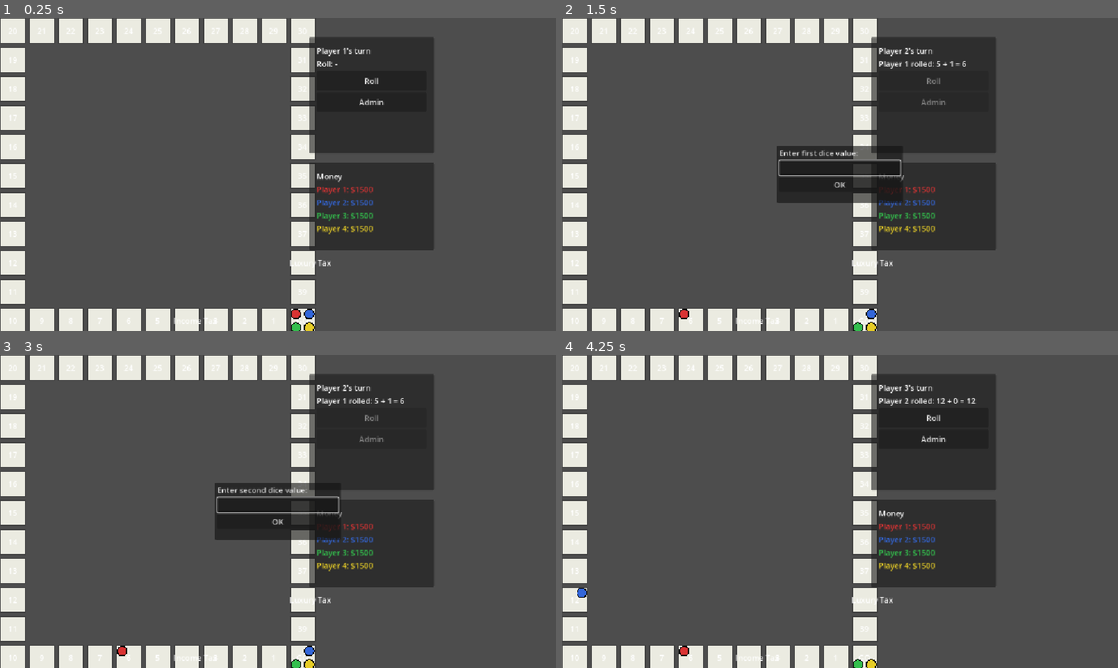
Above: before the commit, frames 1-4 (two rows, left to right).
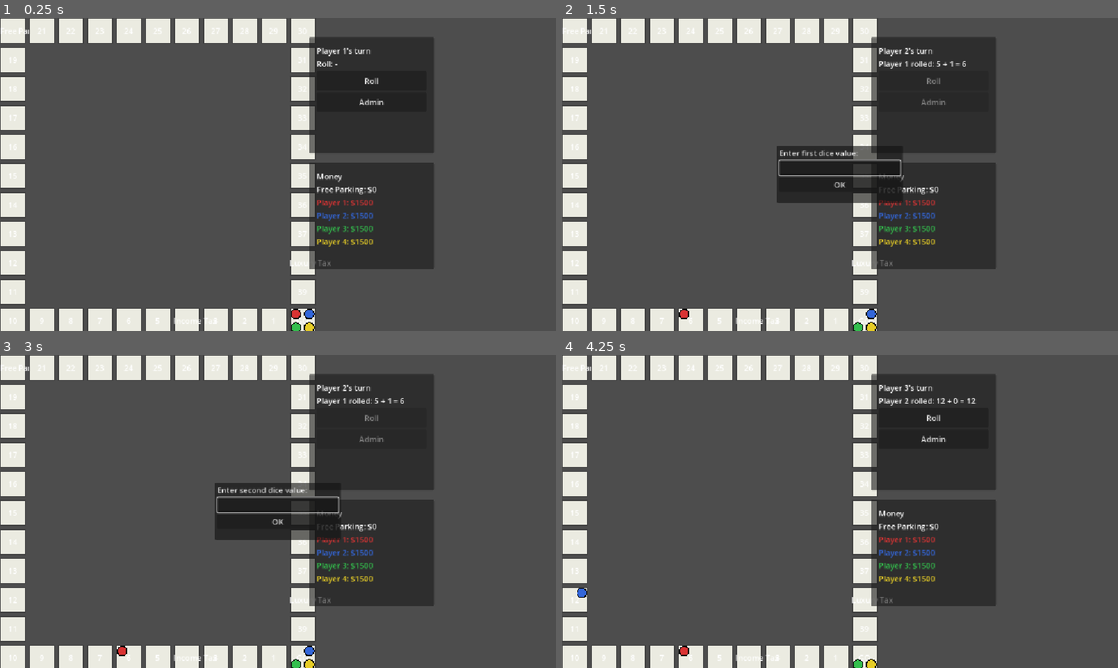
Above: after the commit, the same moments.

Repository: GregorRadovic/Magopoly
Game: Godot game, scene res://scenes/main.tscn
Two runs of this game, one before a commit and one after it. Both use one fixed random seed, a clock stepped at 60 frames per second and the inputs below.
Inputs (mouse positions are in pixels of both pictures, inside the frame that each line leads up to):
- Up to frame 1 (0.25 s): no input
- Up to frame 2 (1.5 s): click "Roll" at 0.5 s; click "Admin" at 1.25 s
- Up to frame 3 (3 s): click (278, 505) at 2.02 s; type "12" at 2.1 s; click "OK" at 2.75 s
- Up to frame 4 (4.25 s): click "OK" at 3.5 s

The runs differ from the first frame. In frame 1, 2.0% of the frame differs, in the area x 0-78%, y 3-81%; in frame 2, 2.0%; in frame 3, 2.0%; in frame 4, 2.0%.

Commit message:
Free Parking
Added Free Parking

Diff:
--- a/scenes/main.tscn
+++ b/scenes/main.tscn
@@ -45,16 +45,19 @@
 offset_left = 640.0
 offset_top = 300.0
 offset_right = 900.0
-offset_bottom = 480.0
+offset_bottom = 520.0
 
 [node name="VBox" type="VBoxContainer" parent="UI/MoneyPanel"]
 offset_left = 16.0
 offset_top = 16.0
 offset_right = 244.0
-offset_bottom = 164.0
+offset_bottom = 204.0
 
 [node name="Title" type="Label" parent="UI/MoneyPanel/VBox"]
 text = "Money"
+
+[node name="FreeParkingLabel" type="Label" parent="UI/MoneyPanel/VBox"]
+text = "Free Parking: $0"
 
 [node name="Player0Money" type="Label" parent="UI/MoneyPanel/VBox"]
 text = "Player 1: $1500"
--- a/scripts/board.gd
+++ b/scripts/board.gd
@@ -12,6 +12,7 @@
 const SPACE_DATA: Dictionary = {
 	0: {"name": "GO"},
 	4: {"name": "Income Tax", "type": "tax", "value": 200},
+	20: {"name": "Free Parking", "type": "free_parking"},
 	(TOTAL_SPACES - 2): {"name": "Luxury Tax", "type": "tax", "value": 100},
 }
 
--- a/scripts/main.gd
+++ b/scripts/main.gd
@@ -23,6 +23,7 @@
 @onready var turn_label: Label = $UI/Panel/VBox/TurnLabel
 @onready var dice_label: Label = $UI/Panel/VBox/DiceLabel
 @onready var number_prompt: PopupPanel = $UI/NumberPrompt
+@onready var free_parking_label: Label = $UI/MoneyPanel/VBox/FreeParkingLabel
 @onready var money_labels: Array[Label] = [
 	$UI/MoneyPanel/VBox/Player0Money,
 	$UI/MoneyPanel/VBox/Player1Money,
@@ -33,6 +34,7 @@
 var players: Array[Node2D] = []
 var current_player: int = 0
 var _admin_die1: int = 0
+var free_parking_amount: int = 0
 
 
 func _ready() -> void:
@@ -103,7 +105,15 @@
 	if landed_info.get("type", "") == "tax":
 		var tax_value: int = landed_info.get("value", 0)
 		player.money -= tax_value
-		dice_label.text += "\nLanded on %s! -%d Money" % [landed_info.get("name", ""), tax_value]
+		free_parking_amount += tax_value
+		dice_label.text += "\nLanded on %s! -%d Money (added to Free Parking)" % [landed_info.get("name", ""), tax_value]
+	elif landed_info.get("type", "") == "free_parking":
+		if free_parking_amount > 0:
+			player.money += free_parking_amount
+			dice_label.text += "\nLanded on Free Parking! +%d Money" % free_parking_amount
+			free_parking_amount = 0
+		else:
+			dice_label.text += "\nLanded on Free Parking!"
 
 	if not is_double:
 		current_player = (current_player + 1) % players.size()
@@ -116,5 +126,6 @@
 
 
 func _update_money_labels() -> void:
+	free_parking_label.text = "Free Parking: $%d" % free_parking_amount
 	for i in players.size():
 		money_labels[i].text = "%s: $%d" % [PLAYER_NAMES[i], players[i].money]
